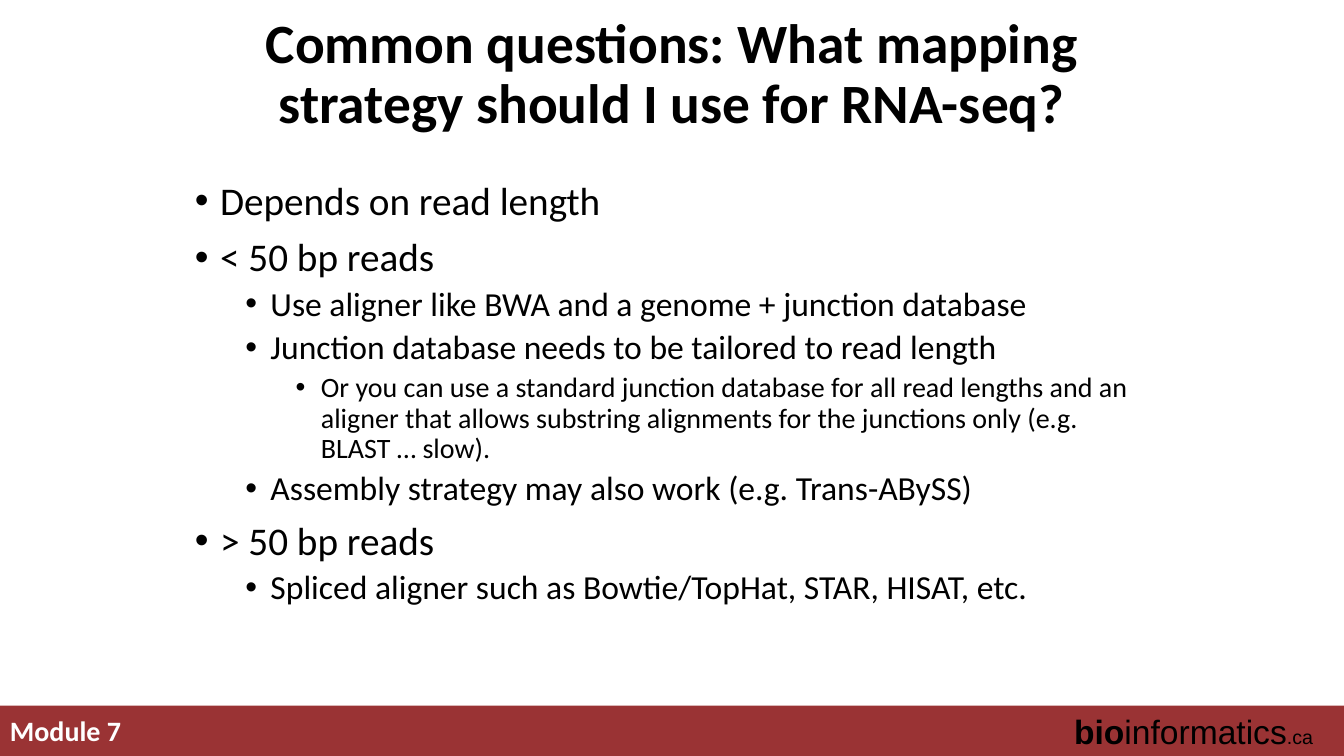
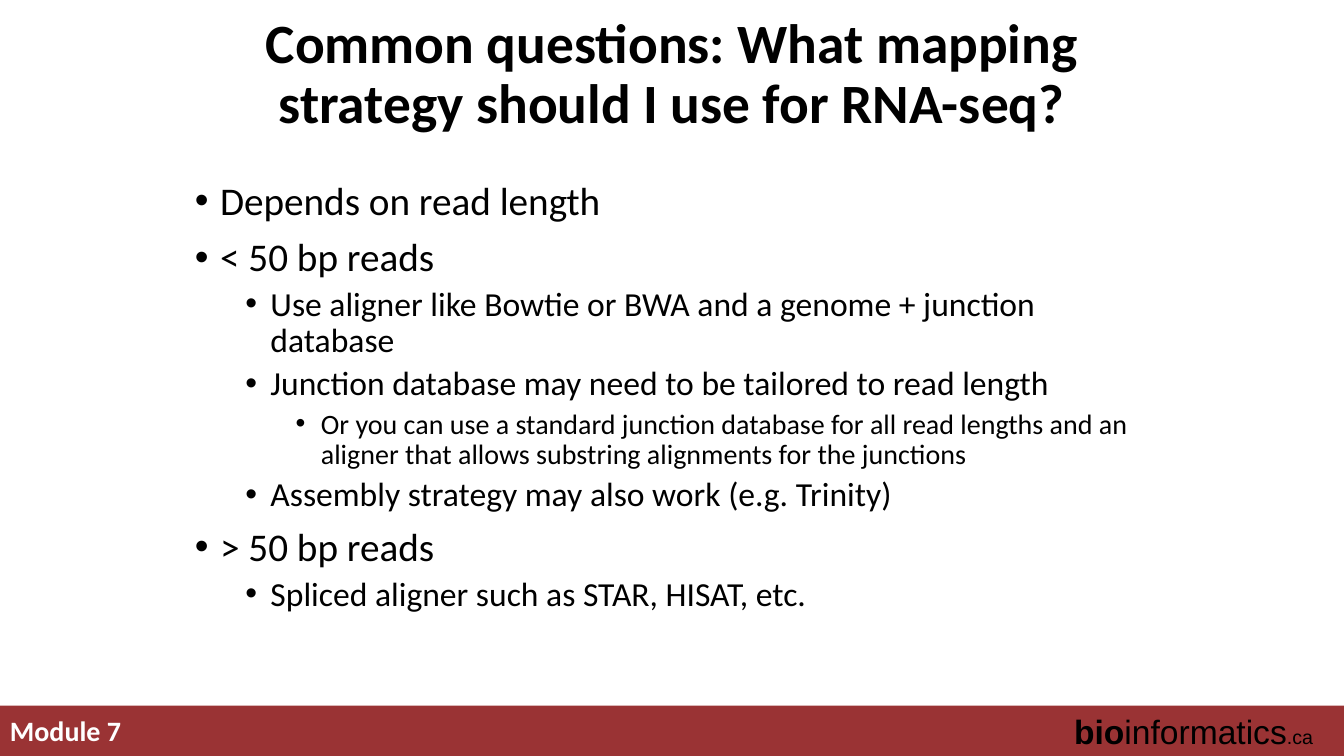
Before and after one commit to griffithlab/rnabio.org, a slide deck: slide 23 of assets/lectures/cbw-cshl/2019/full/RNASeq_Module7_Lecture.pptx. Drawn at 1344x756 pixels with LibreOffice and Linux fonts; fonts in the diff are those of the drawing. Boxes give left, top, right and bottom in pixels: in the first picture for what was removed or moved away, otherwise in the second. Text is boxed around its words. In the diff, an @@ line names an element or a change of style, - is before the commit and + after.

```diff
--- a/assets/lectures/cbw-cshl/2019/full/RNASeq_Module7_Lecture.pptx
+++ b/assets/lectures/cbw-cshl/2019/full/RNASeq_Module7_Lecture.pptx
@@ text at (270,292,1127,512): text changed @@
-  • Use aligner like BWA and a genome + junction database
-  • Junction database needs to be tailored to read length
-    • Or you can use a standard junction database for all read lengths and an aligner that allows substring alignments for the junctions only (e.g. BLAST … slow).
-  • Assembly strategy may also work (e.g. Trans-ABySS)
+  • Use aligner like Bowtie or BWA and a genome + junction database
+  • Junction database may need to be tailored to read length
+    • Or you can use a standard junction database for all read lengths and an aligner that allows substring alignments for the junctions
+  • Assembly strategy may also work (e.g. Trinity)
@@ text at (270,582,806,612): text changed @@
-  • Spliced aligner such as Bowtie/TopHat, STAR, HISAT, etc.
+  • Spliced aligner such as STAR, HISAT, etc.
```
Also in this commit, not shown: 2 other slides changed, 1 other file.
